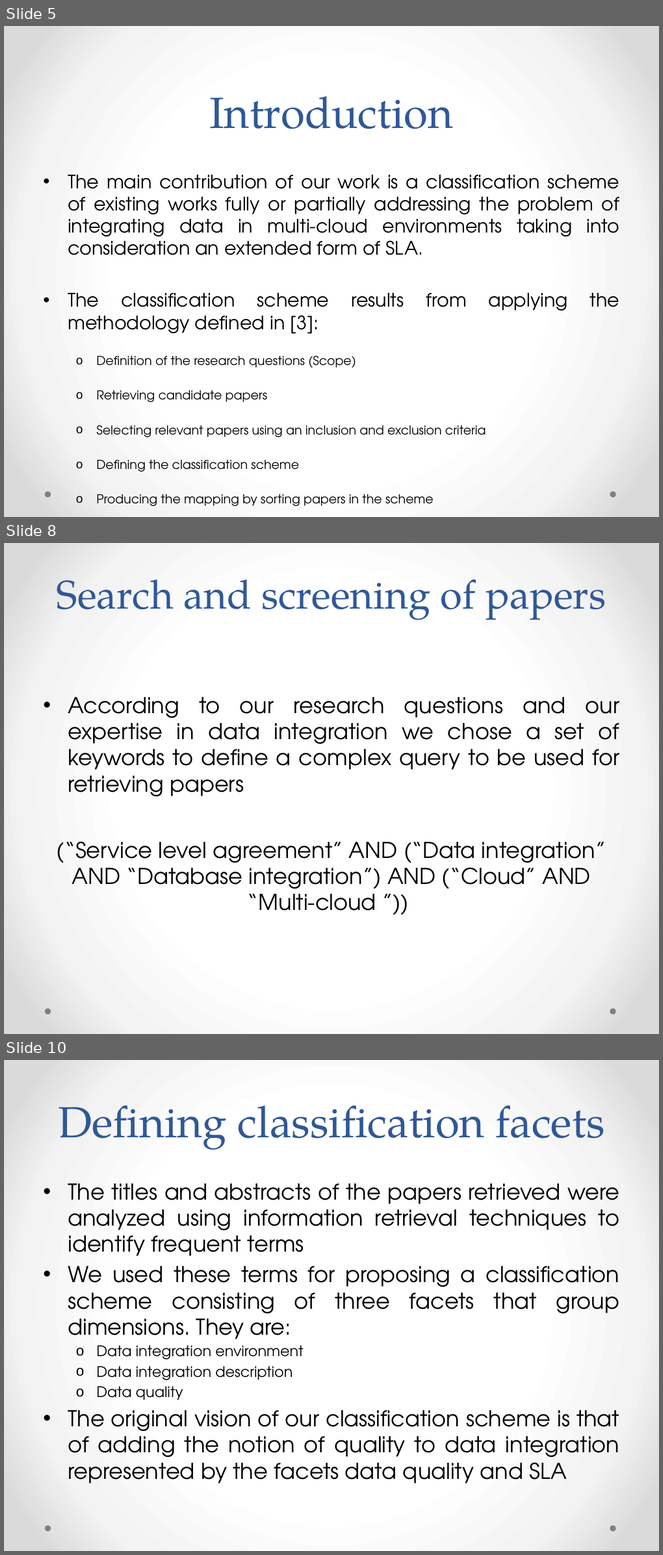
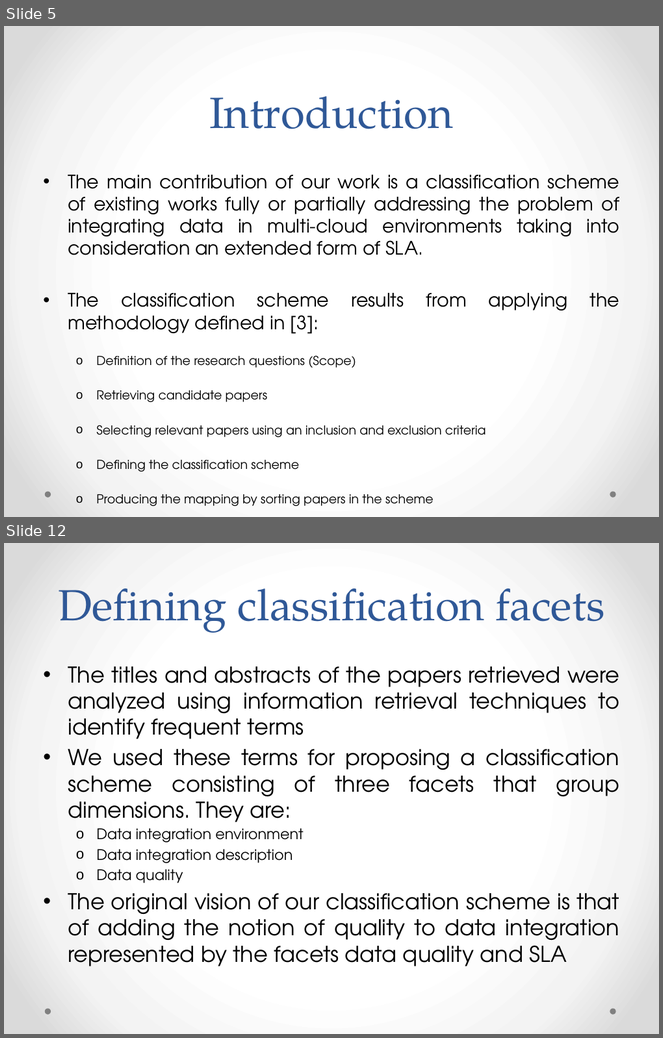
Before and after one commit to danielboni/DanielCarvalho-PhD, a slide deck: Presentations/DEXA 2015 Presentation.pptx. Shown one above the other, each under a label of ours: slides 5, 8 and 10 before the commit, slides 5 and 12 after it; the slides between them are not shown. The pictures are 663x1555 and 663x1038 pixels, drawn with LibreOffice and Linux fonts; fonts in the diff are those of the drawing. Boxes give left, top, right and bottom in pixels: in the first picture for what was removed or moved away, otherwise in the second. Text is boxed around its words. In the diff, an @@ line names an element or a change of style, - is before the commit and + after.

```diff
--- a/Presentations/DEXA 2015 Presentation.pptx
+++ b/Presentations/DEXA 2015 Presentation.pptx
@@ slide 8 removed at (4,543,659,1034), background gradient #FFFFFF to #F4F4F4 to #DADADA; not listed: 2 template elements that a slide beside it also shows @@
@@ title removed at (57,579,606,620) @@
-Search and screening of papers
@@ text removed at (68,697,620,797) @@
-• According to our research questions and our expertise in data integration we chose a set of keywords to define a complex query to be used for retrieving papers
@@ text removed at (57,841,607,911) @@
-(“Service level agreement” AND (“Data integration” AND “Database integration”) AND (“Cloud” AND “Multi-cloud ”))
@@ what was slide 10 is now slide 12 @@
```
Also in this commit, not shown: 3 slides changed, 3 slides added.
